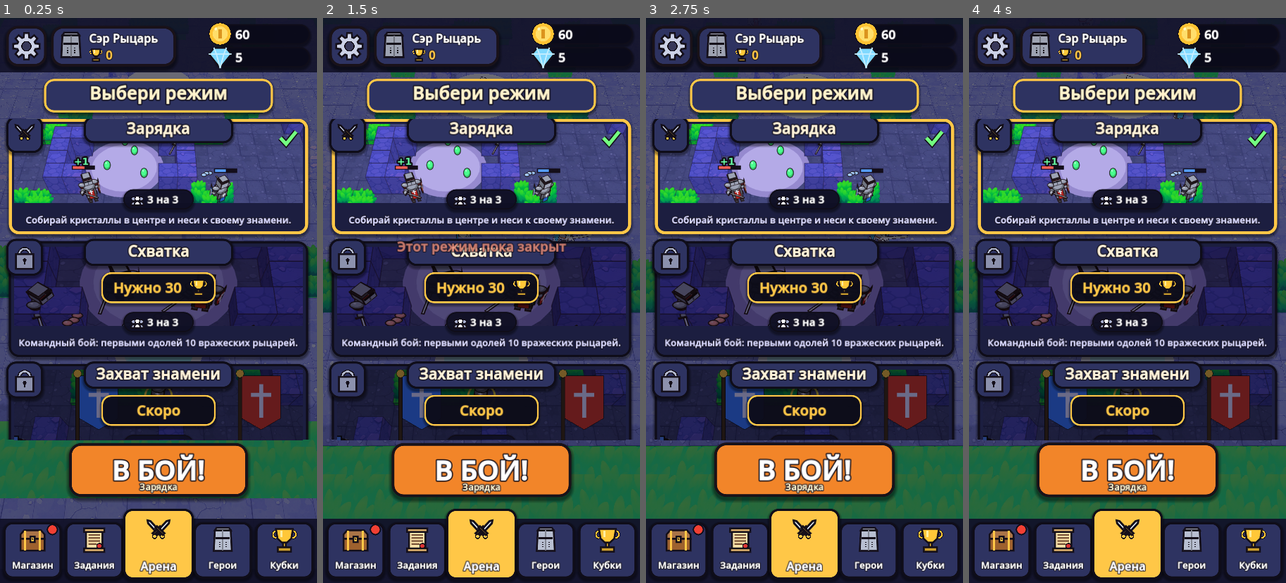
Above: before the commit, frames 1-4 (left to right).
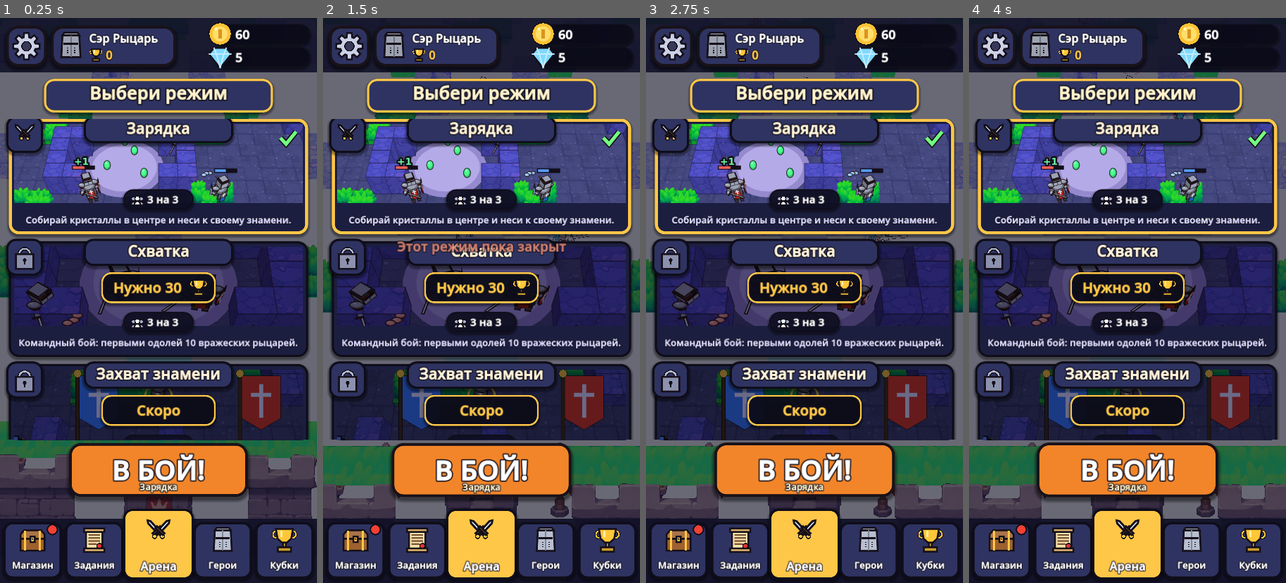
Above: after the commit, the same moments.

Repository: huhenbekon-byte/rusty-knights
Game: Godot game, scene res://main.tscn
The game is run twice, just before and just after one commit, with the same random seed, the same clock (stepped at 60 frames per second) and the same inputs. Sound files missing from this copy of the repository are replaced by a short silence.
Inputs (mouse positions are in pixels of both pictures, inside the frame that each line leads up to):
- Up to frame 1 (0.25 s): no input
- Up to frame 2 (1.5 s): tap Enter at 0.5 s; move the mouse to (551, 272) at 0.52 s; hold D 0.53-1.25 s; tap E at 0.6 s; click (551, 272) at 0.67 s; tap Space at 0.77 s; drag from (418, 328) to (465, 413) at 1.27 s
- Up to frame 3 (2.75 s): move the mouse to (836, 176) at 2.02 s; hold D from 2.03 s (still down); tap E at 2.1 s
- Up to frame 4 (4 s): release D at 2.75 s; drag from (1111, 413) to (1032, 215) at 2.77 s; move the mouse to (1222, 385) at 3.52 s; hold A from 3.53 s (still down); tap E at 3.6 s; tap Space at 3.77 s

The runs differ from the first frame. In frame 1, 12% of the frame differs, in the area x 0-100%, y 9-89%; in frame 2, 11%; in frame 3, 11%; in frame 4, 11%.

Commit message:
Add files via upload

Diff:
--- a/main.gd
+++ b/main.gd
@@ -90,7 +90,7 @@
 
 func _ready() -> void:
 	randomize()
-	for tex_name in ["grass", "stone", "leaves", "bushes"]:
+	for tex_name in ["floor", "stone", "leaves", "bushes", "props"]:
 		_tex[tex_name] = load("res://%s.png" % tex_name)
 	_grid = MAP_TOP.duplicate()
 	for i in range(MAP_TOP.size() - 1, -1, -1):
@@ -276,15 +276,18 @@
 func _build_arena() -> void:
 	# трава двора
 	# пол: атлас 4x4 плитки = 4 м
-	_box(Vector3(0, -0.25, 0), Vector3(HALF_W * 2 + 8, 0.5, HALF_L * 2 + 8), _textured("grass", Color.WHITE, 0.25), false)
+	# пол: плитка песчаника (картинка 3:2 ≈ 6 x 4 м), шире арены — под декорациями тоже пол
+	var floor_mat := _textured("floor", Color.WHITE, 1.0)
+	floor_mat.uv1_scale = Vector3(1.0 / 6.0, 1.0 / 6.0, 1.0 / 4.0)
+	_box(Vector3(0, -0.25, 0), Vector3(HALF_W * 2 + 24, 0.5, HALF_L * 2 + 20), floor_mat, false)
 
 	# живая изгородь по периметру (твёрдая)
 	var hedge := _textured("leaves", Color(0.75, 0.85, 0.75), 0.7)
 	var hh := 1.6
-	_box(Vector3(0, hh / 2, -HALF_L - 1), Vector3(HALF_W * 2 + 4, hh, 2), hedge)
-	_box(Vector3(0, hh / 2, HALF_L + 1), Vector3(HALF_W * 2 + 4, hh, 2), hedge)
-	_box(Vector3(-HALF_W - 1, hh / 2, 0), Vector3(2, hh, HALF_L * 2), hedge)
-	_box(Vector3(HALF_W + 1, hh / 2, 0), Vector3(2, hh, HALF_L * 2), hedge)
+	_box(Vector3(0, hh / 2, -HALF_L - 0.5), Vector3(HALF_W * 2 + 2, hh, 1), hedge)
+	_box(Vector3(0, hh / 2, HALF_L + 0.5), Vector3(HALF_W * 2 + 2, hh, 1), hedge)
+	_box(Vector3(-HALF_W - 0.5, hh / 2, 0), Vector3(1, hh, HALF_L * 2), hedge)
+	_box(Vector3(HALF_W + 0.5, hh / 2, 0), Vector3(1, hh, HALF_L * 2), hedge)
 
 	# блоки и кусты по карте
 	var stone := _textured("stone", Color.WHITE, 0.5)     # атлас 2x2 = 2 м
@@ -317,20 +320,101 @@
 					_bushes.append({"pos": p, "mesh": m, "sprite": spr, "idx": idx})
 
 	# центр, где появляются кристаллы
-	_disc(Vector3.ZERO, 2.3, toon(Color(0.86, 0.76, 0.5)))
-	_disc(Vector3.ZERO, 1.9, toon(Color(0.95, 0.86, 0.58)), 0.08)
+	_disc(Vector3.ZERO, 2.3, toon(Color(0.45, 0.42, 0.62)))
+	_disc(Vector3.ZERO, 1.9, toon(Color(0.6, 0.56, 0.8)), 0.08)
 
 	# станции команд: каменный круг + арка со знаменем
 	for t in 2:
 		var s: Vector3 = stations[t]
 		var col: Color = team_colors[t]
 		var back := 1.0 if t == 0 else -1.0
-		_disc(s, 1.8, toon(Color(0.85, 0.8, 0.72)))
+		_disc(s, 1.8, toon(Color(0.5, 0.47, 0.66)))
 		_disc(s, 1.45, toon(col, true), 0.09)
 		for dx in [-1.5, 1.5]:
 			_box(s + Vector3(dx, 1.2, 1.7 * back), Vector3(0.45, 2.4, 0.45), stone)
 		_box(s + Vector3(0, 2.55, 1.7 * back), Vector3(3.5, 0.4, 0.5), stone)
 		_box(s + Vector3(0, 1.7, 1.7 * back), Vector3(1.2, 1.3, 0.06), toon(col), false)
+	_build_decor()
+
+
+# ---------------------------------------------------------------- декорации за картой
+
+## Предметы из props.png (атлас 8 x 4 клетки по 256 px). Индекс -> размер в метрах.
+## 0-3 стены, 4 стена со знаменем, 5 флагшток, 6 забор, 7 ящик, 8 бочка, 9 ящик с бочкой,
+## 10 колья, 11 факел, 12 жаровня, 13 груда камней, 14 камень, 15-16 плиты, 17 трава,
+## 18 куст, 19 сухое дерево, 20 надгробие, 21 череп, 22 телега, 23-27 обрывы с травой
+const PROP_SIZES := [3.0, 3.0, 3.0, 3.4, 2.9, 2.6, 1.8, 1.1,
+	1.0, 1.7, 1.6, 1.5, 1.5, 1.9, 1.3, 1.3,
+	1.3, 0.7, 1.8, 2.8, 1.4, 0.8, 1.9, 2.6,
+	2.6, 2.6, 2.6, 2.6]
+var _prop_mats := {}
+
+
+func _prop_mat(i: int) -> StandardMaterial3D:
+	if not _prop_mats.has(i):
+		var m := StandardMaterial3D.new()
+		m.albedo_texture = _tex["props"]
+		m.uv1_scale = Vector3(1.0 / 8.0, 1.0 / 4.0, 1)
+		m.uv1_offset = Vector3(float(i % 8) / 8.0, float(i / 8) / 4.0, 0)
+		m.billboard_mode = BaseMaterial3D.BILLBOARD_ENABLED
+		m.shading_mode = BaseMaterial3D.SHADING_MODE_UNSHADED
+		m.transparency = BaseMaterial3D.TRANSPARENCY_ALPHA_SCISSOR
+		m.alpha_scissor_threshold = 0.5
+		m.texture_filter = BaseMaterial3D.TEXTURE_FILTER_LINEAR_WITH_MIPMAPS
+		_prop_mats[i] = m
+	return _prop_mats[i]
+
+
+func _prop(i: int, pos: Vector3, scl := 1.0) -> void:
+	var s: float = float(PROP_SIZES[i]) * scl
+	var mi := MeshInstance3D.new()
+	var q := QuadMesh.new()
+	q.size = Vector2(s, s)
+	mi.mesh = q
+	mi.position = Vector3(pos.x, s * 0.5 - 0.02, pos.z)
+	mi.material_override = _prop_mat(i)
+	mi.cast_shadow = GeometryInstance3D.SHADOW_CASTING_SETTING_OFF
+	add_child(mi)
+
+
+func _build_decor() -> void:
+	var rng := RandomNumberGenerator.new()
+	rng.seed = 2026
+	# крепостные стены за дальними краями, в середине — стена со знаменем, по бокам жаровни
+	for zs in [-1.0, 1.0]:
+		var z: float = (HALF_L + 2.2) * zs
+		var x := -17.0
+		var k := 0
+		while x <= 17.0:
+			_prop(4 if absf(x) < 1.0 else [0, 1, 2, 3][k % 4], Vector3(x, 0, z))
+			x += 3.4
+			k += 1
+		for tx in [-4.6, 4.6]:
+			_prop(12, Vector3(tx, 0, z - 0.9 * zs))
+		for tx in [-2.6, 2.6]:
+			_prop(5, Vector3(tx, 0, z - 1.3 * zs), 0.9)
+	# вдоль боковых изгородей — ящики, бочки, камни, деревья, телеги
+	var side := [7, 8, 9, 13, 14, 15, 16, 17, 18, 19, 20, 22, 10, 12, 11, 6]
+	for xs in [-1.0, 1.0]:
+		var z := -HALF_L + 0.5
+		while z < HALF_L:
+			var idx: int = side[rng.randi_range(0, side.size() - 1)]
+			var x: float = (HALF_W + 1.6 + rng.randf_range(-0.1, 0.4)) * xs
+			_prop(idx, Vector3(x, 0, z), rng.randf_range(0.85, 1.1))
+			if idx == 20:                                   # у надгробия череп
+				_prop(21, Vector3(x - 0.8 * xs, 0, z + 0.5), 0.9)
+			elif rng.randf() < 0.35:                        # трава и камешки между крупными
+				_prop([17, 14, 16][rng.randi_range(0, 2)], Vector3(x + rng.randf_range(-0.6, 0.6), 0, z + 1.2), 0.7)
+			z += rng.randf_range(2.3, 3.4)
+		# дальше — земляные обрывы с травой
+		var z2 := -HALF_L - 1.0
+		while z2 < HALF_L + 1.0:
+			_prop([23, 24, 25][rng.randi_range(0, 2)], Vector3((HALF_W + 3.6) * xs, 0, z2))
+			z2 += 2.5
+	# углы
+	for c in [Vector2(-1, -1), Vector2(1, -1), Vector2(-1, 1), Vector2(1, 1)]:
+		_prop(19, Vector3((HALF_W + 2.2) * c.x, 0, (HALF_L + 1.0) * c.y))
+		_prop(13, Vector3((HALF_W + 1.3) * c.x, 0, (HALF_L + 0.2) * c.y), 0.9)
 
 
 func is_bush(pos: Vector3) -> bool:
@@ -509,7 +593,7 @@
 	_hint_t -= delta
 	var target: Vector3 = player.global_position if player.alive else player.spawn_pos
 	var cam_target := target + CAM_OFFSET
-	cam_target.x = clampf(cam_target.x, -7.0, 7.0)
+	cam_target.x = clampf(cam_target.x, -8.5, 8.5)
 	_camera.position = _camera.position.lerp(cam_target, clampf(delta * 5.0, 0.0, 1.0))
 	if _shake > 0.0:                                 # тряска камеры
 		_camera.position += Vector3(randf_range(-1, 1), 0, randf_range(-1, 1)) * _shake * 0.35
Binary file added: floor.png
Binary file added: props.png
